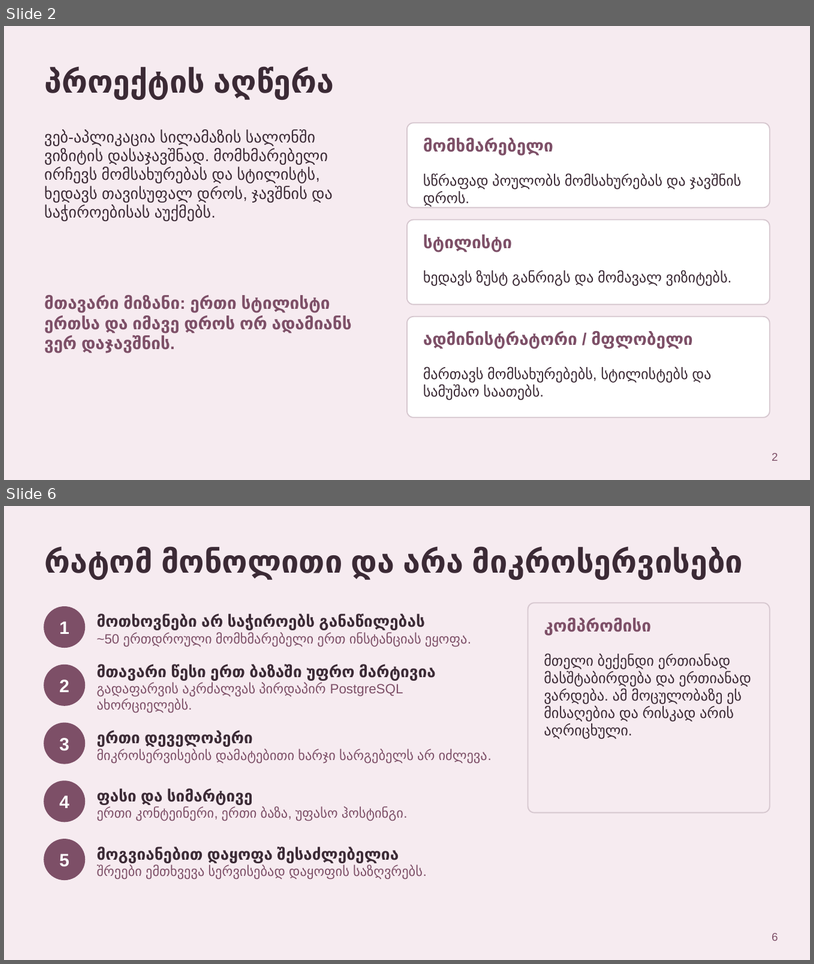
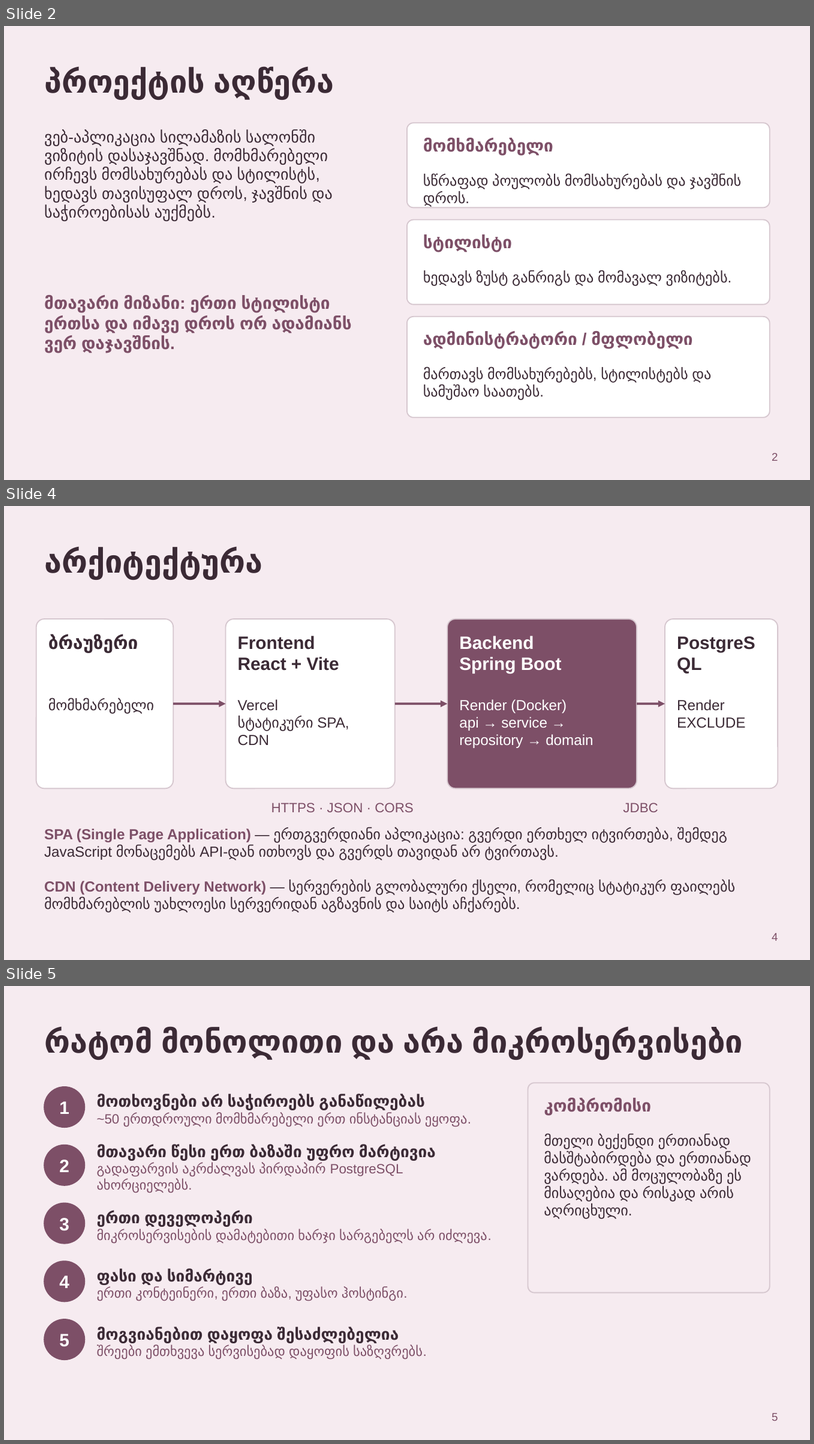
Before and after one commit to TamarGagnide/SalonBooking, a slide deck: docs/SalonBooking_presentation_ka.pptx. Shown one above the other, each under a label of ours: slides 2 and 6 before the commit, slides 2, 4 and 5 after it; the slides between them are not shown. The pictures are 814x964 and 814x1444 pixels, drawn with LibreOffice and Linux fonts; fonts in the diff are those of the drawing. Boxes give left, top, right and bottom in pixels: in the first picture for what was removed or moved away, otherwise in the second. Text is boxed around its words. In the diff, an @@ line names an element or a change of style, - is before the commit and + after.

```diff
--- a/docs/SalonBooking_presentation_ka.pptx
+++ b/docs/SalonBooking_presentation_ka.pptx
@@ slide 4 added at bbox=[4, 506, 810, 960], background #F6EBF0 @@
@@ title added at bbox=[44, 547, 263, 579], 28 pt, text #3B2A35, bold @@
+არქიტექტურა
@@ rounded rectangle added at bbox=[36, 619, 173, 788], fill #FFFFFF, outline #D6C7CF 1 pt @@
@@ rounded rectangle added at bbox=[226, 619, 395, 788], fill #FFFFFF, outline #D6C7CF 1 pt @@
@@ rounded rectangle added at bbox=[447, 619, 637, 788], fill #7D4F67, outline #D6C7CF 1 pt @@
@@ rounded rectangle added at bbox=[665, 619, 778, 788], fill #FFFFFF, outline #D6C7CF 1 pt @@
@@ text added at bbox=[677, 631, 766, 687], 16 pt, text #3B2A35, bold @@
+PostgreSQL
@@ text added at bbox=[48, 634, 138, 652], 16 pt, text #3B2A35, bold @@
+ბრაუზერი
@@ text added at bbox=[238, 636, 339, 670], 16 pt, text #3B2A35, bold @@
+Frontend
+React + Vite
@@ text added at bbox=[459, 636, 562, 673], 16 pt, text #FFFFFF, bold @@
+Backend
+Spring Boot
@@ text added at bbox=[48, 698, 154, 714], 13 pt, text #3B2A35 @@
+მომხმარებელი
@@ arrow added from (173, 703) to (226, 703), #7D4F67 2 pt @@
@@ text added at bbox=[238, 699, 349, 745], 13 pt, text #3B2A35 @@
+Vercel
+სტატიკური SPA, CDN
@@ arrow added from (395, 703) to (447, 703), #7D4F67 2 pt @@
@@ text added at bbox=[459, 699, 593, 748], 13 pt, text #FFFFFF @@
+Render (Docker)
+api → service →
+repository → domain
@@ arrow added from (637, 703) to (665, 703), #7D4F67 2 pt @@
@@ text added at bbox=[677, 699, 746, 728], 13 pt, text #3B2A35 @@
+Render
+EXCLUDE
@@ text added at bbox=[272, 802, 414, 812], 12 pt, text #7D4F67 @@
+HTTPS · JSON · CORS
@@ text added at bbox=[623, 802, 658, 812], 12 pt, text #7D4F67 @@
+JDBC
@@ text added at bbox=[44, 827, 728, 860], 13 pt, text #3B2A35 @@
+SPA (Single Page Application) — ერთგვერდიანი აპლიკაცია: გვერდი ერთხელ იტვირთება, შემდეგ JavaScript მონაცემებს API-დან ითხოვს და გვერდს თავიდან არ ტვირთავს.
@@ text added at bbox=[44, 879, 735, 912], 13 pt, text #3B2A35 @@
+CDN (Content Delivery Network) — სერვერების გლობალური ქსელი, რომელიც სტატიკურ ფაილებს მომხმარებლის უახლოესი სერვერიდან აგზავნის და საიტს აჩქარებს.
@@ page number added at bbox=[772, 933, 778, 940], 10 pt, text #7D4F67 @@
+4
@@ what was slide 6 is now slide 5 @@
@@ page number at bbox=[772, 1413, 778, 1420]: text changed @@
-6
+5
```
Also in this commit, not shown: 7 slides changed, 3 slides removed.
